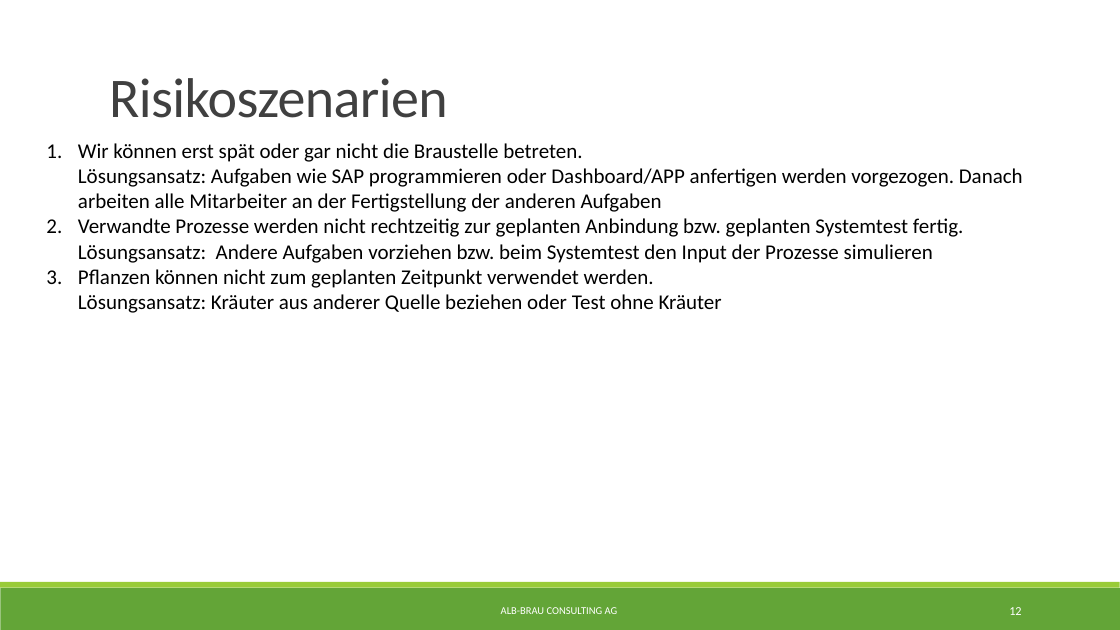
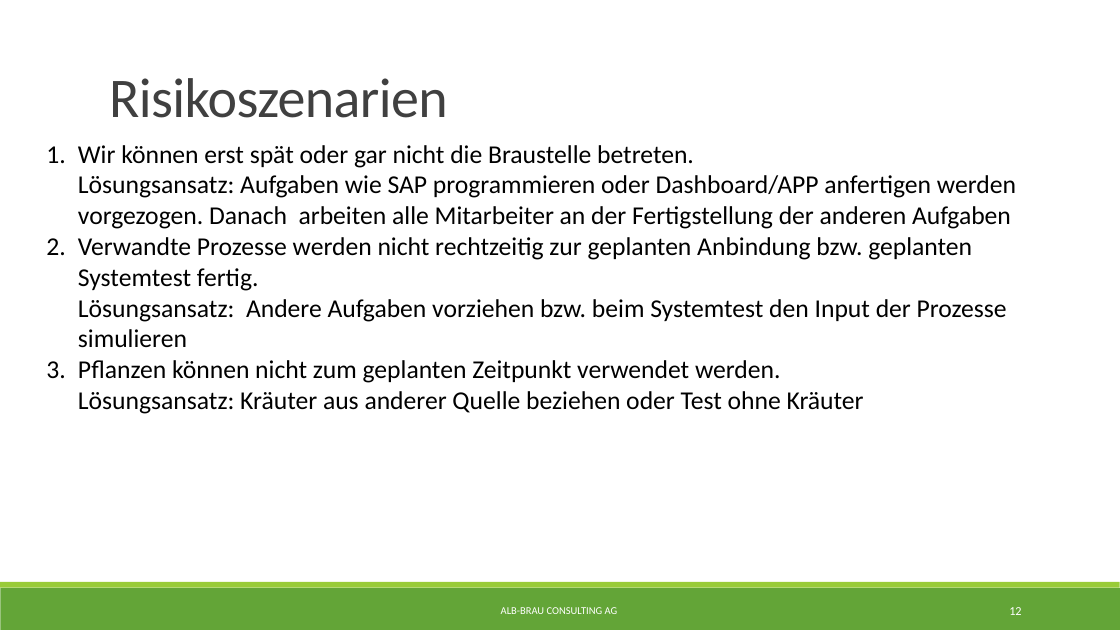
Before and after one commit to albae3333/DigitaleFabrik, a slide deck: slide 12 of Präsentation/Präsentation.pptx. Drawn at 1120x630 pixels with LibreOffice and Linux fonts; fonts in the diff are those of the drawing. Boxes give left, top, right and bottom in pixels: in the first picture for what was removed or moved away, otherwise in the second. Text is boxed around its words. In the diff, an @@ line names an element or a change of style, - is before the commit and + after.

```diff
--- a/Präsentation/Präsentation.pptx
+++ b/Präsentation/Präsentation.pptx
@@ text "Wir können erst spät oder ..." at box(78, 145, 1016, 414): size 18 to 22 pt @@
```
Also in this commit, not shown: 2 other slides changed, 2 other files.
